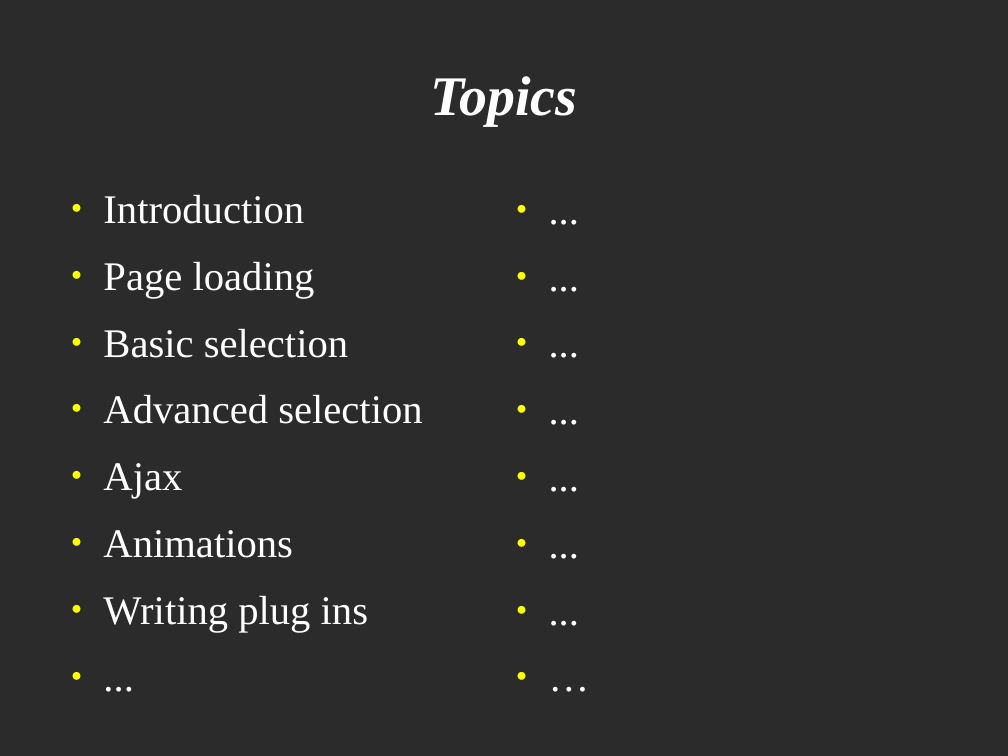
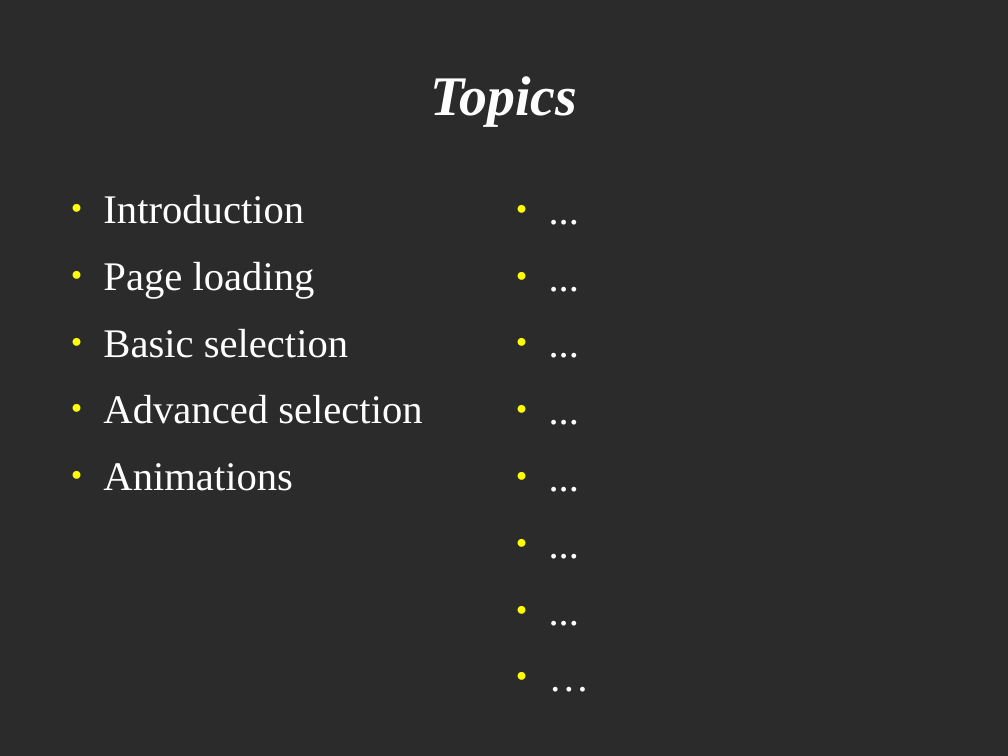
Before and after one commit to veltzer/demos, a slide deck: slide 2 of javascript/jquery/jquery.odp. Drawn at 1008x756 pixels with LibreOffice and Linux fonts; fonts in the diff are those of the drawing; background and template pictures are left out; a plain dark background stands for a picture behind light text. Boxes give left, top, right and bottom in pixels: in the first picture for what was removed or moved away, otherwise in the second. Text is boxed around its words. In the diff, an @@ line names an element or a change of style, - is before the commit and + after.

```diff
--- a/javascript/jquery/jquery.odp
+++ b/javascript/jquery/jquery.odp
@@ text at bbox=[103, 463, 182, 498]: paragraph removed @@
-● Ajax
@@ text at bbox=[103, 595, 368, 632]: paragraphs removed @@
-● Writing plug ins
-● ...
```
Also in this commit, not shown: 4 other slides changed, 14 slides added, 1 slide removed.
